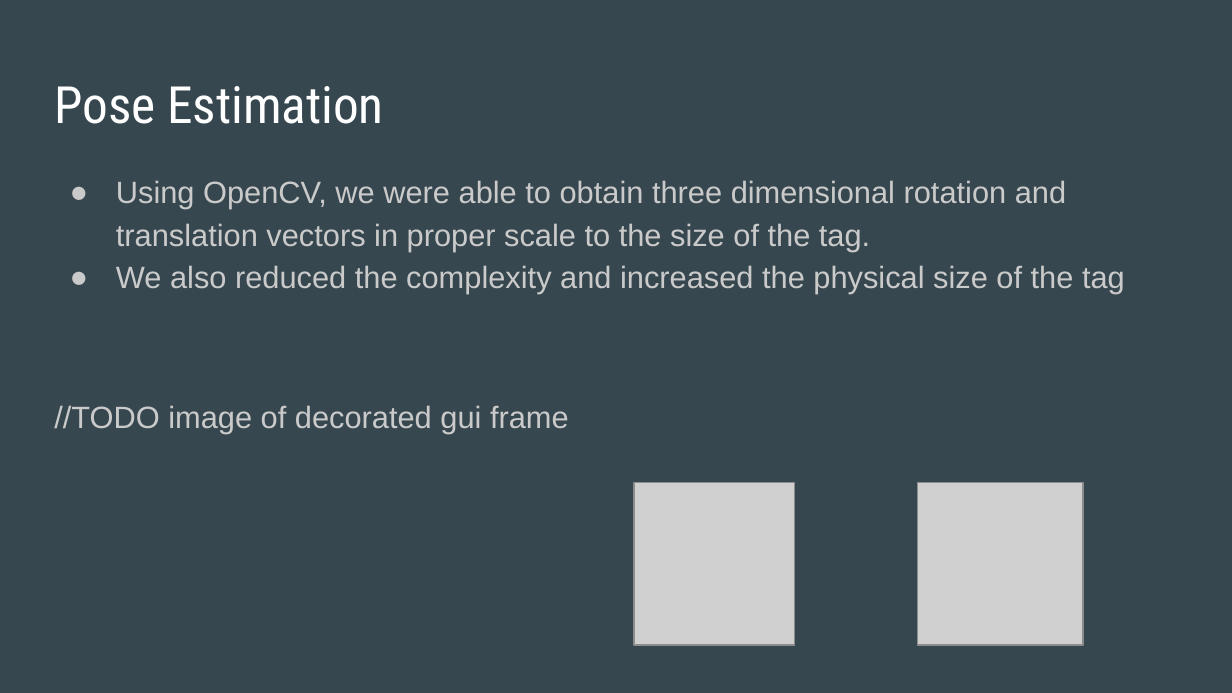
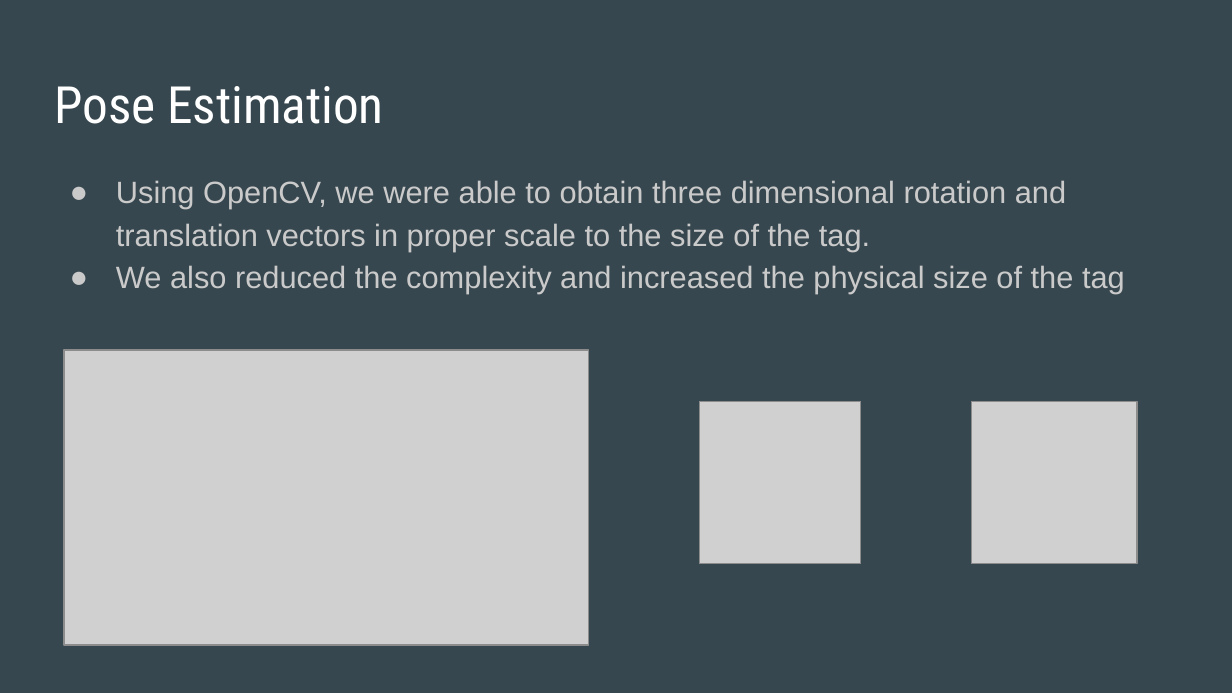
Before and after one commit to Deliquescence/CapstoneRobot, a slide deck: slide 13 of Documentation/Final Presentation.pptx. Drawn at 1232x693 pixels with LibreOffice and Linux fonts; fonts in the diff are those of the drawing; grey boxes stand for pictures. Boxes give left, top, right and bottom in pixels: in the first picture for what was removed or moved away, otherwise in the second. Text is boxed around its words. In the diff, an @@ line names an element or a change of style, - is before the commit and + after.

```diff
--- a/Documentation/Final Presentation.pptx
+++ b/Documentation/Final Presentation.pptx
@@ picture added at box(64, 350, 589, 646) @@
@@ text at box(54, 405, 569, 434): paragraph removed @@
-//TODO image of decorated gui frame
@@ picture: place and size @@
-picture at box(634, 483, 796, 646)
+picture at box(700, 402, 861, 564)
@@ picture: place and size @@
-picture at box(918, 483, 1083, 646)
+picture at box(972, 402, 1137, 564)
```
Also in this commit, not shown: 5 other slides changed.
